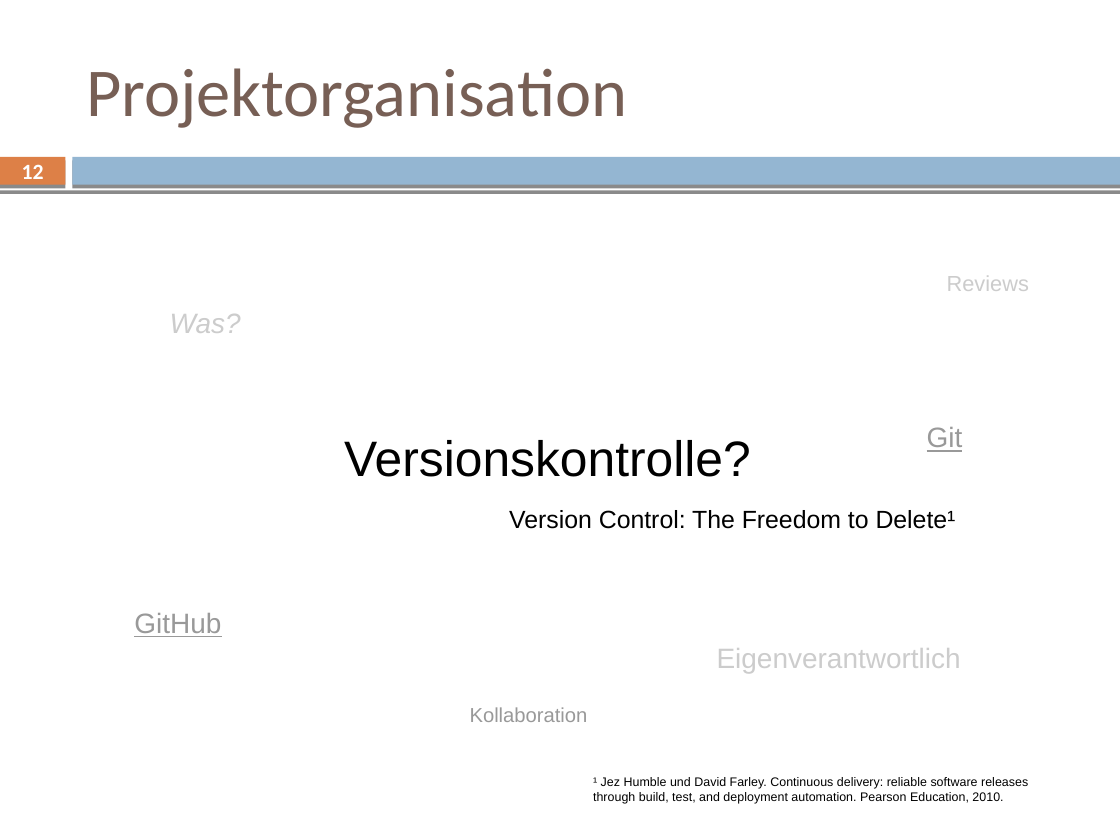
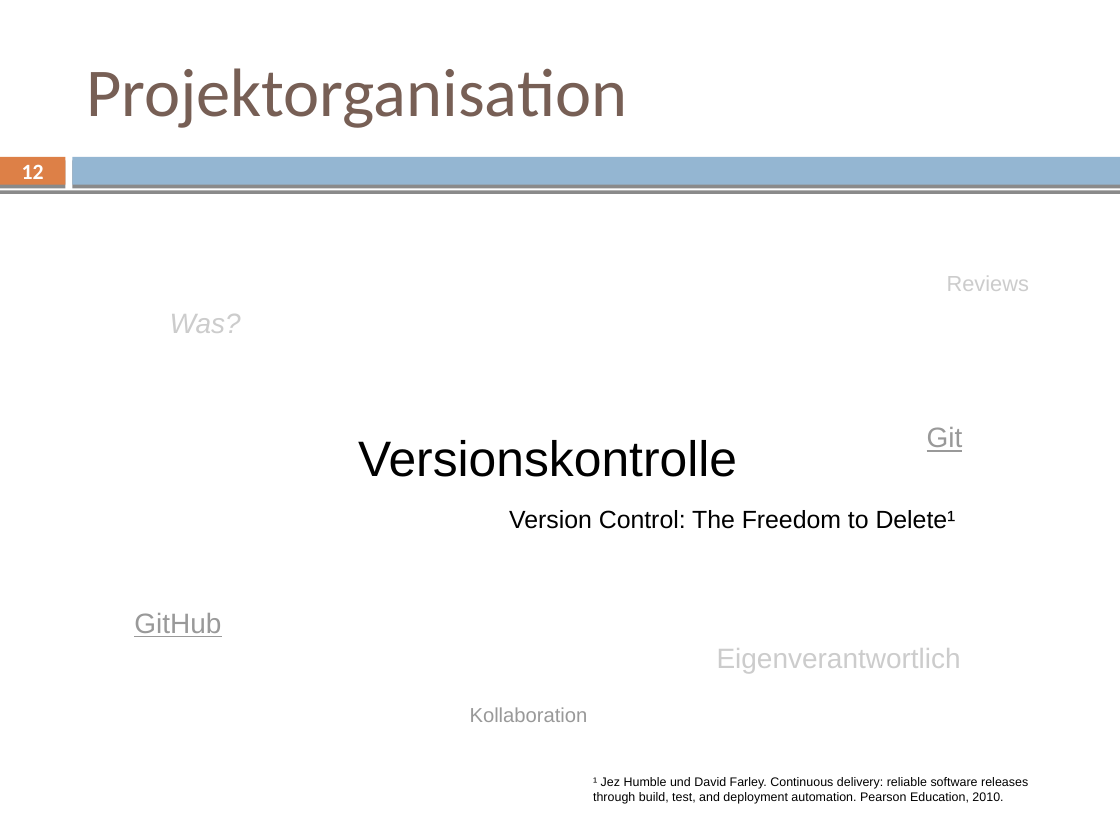
Before and after one commit to mvw/Wilddiebe10, a slide deck: slide 12 of keynote/keynote_part1_sascha.odp. Drawn at 1120x840 pixels with LibreOffice and Linux fonts; fonts in the diff are those of the drawing. Boxes give left, top, right and bottom in pixels: in the first picture for what was removed or moved away, otherwise in the second. Text is boxed around its words. In the diff, an @@ line names an element or a change of style, - is before the commit and + after.

```diff
--- a/keynote/keynote_part1_sascha.odp
+++ b/keynote/keynote_part1_sascha.odp
@@ subtitle at (x1=358, y1=440, x2=737, y2=477): text changed @@
-Versionskontrolle?
+Versionskontrolle
```
Also in this commit, not shown: 3 other slides changed.
